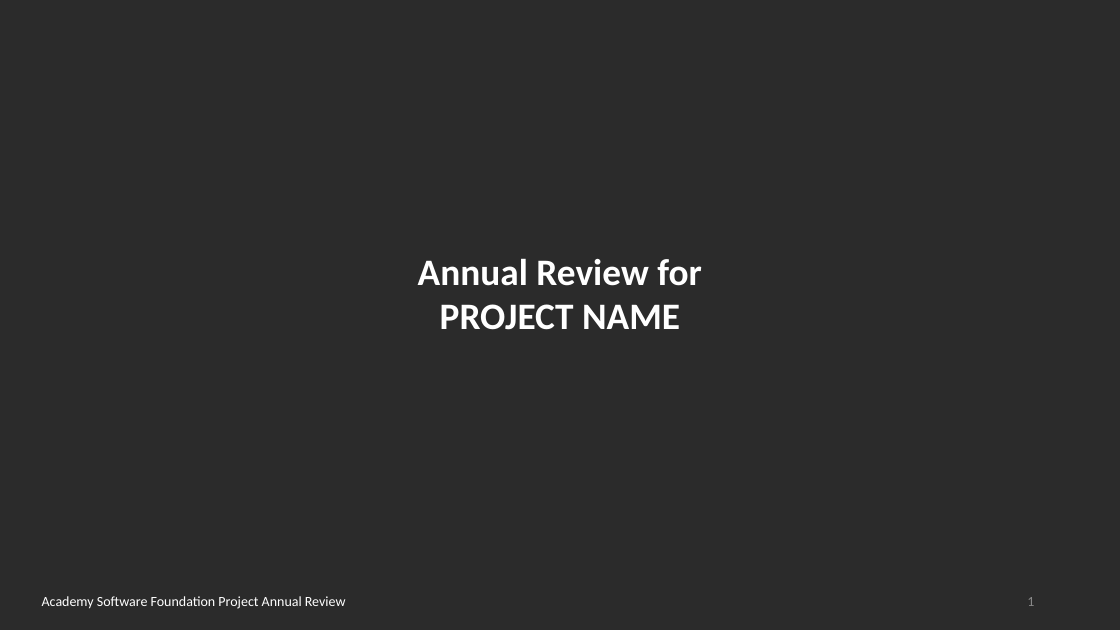
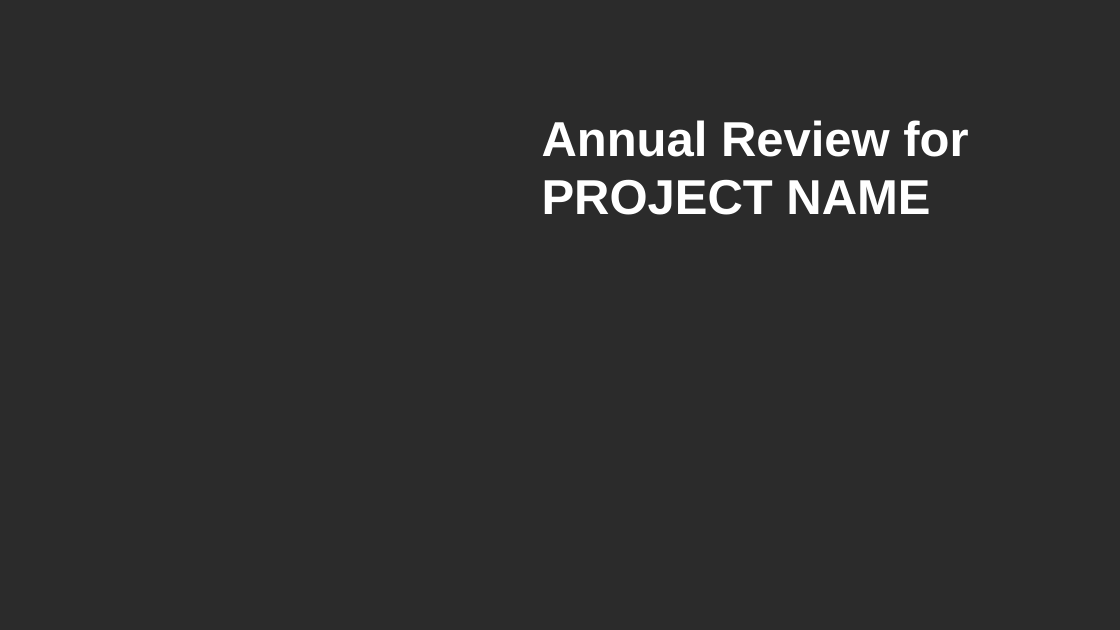
Before and after one commit to AcademySoftwareFoundation/tac, a slide deck: slide 1 of process/annual_review_template.pptx. Drawn at 1120x630 pixels with LibreOffice and Linux fonts; fonts in the diff are those of the drawing; background and template pictures are left out; a plain dark background stands for a picture behind light text. Boxes give left, top, right and bottom in pixels: in the first picture for what was removed or moved away, otherwise in the second. Text is boxed around its words. In the diff, an @@ line names an element or a change of style, - is before the commit and + after.

Commit message:
Update Review Template to current branding

```diff
--- a/process/annual_review_template.pptx
+++ b/process/annual_review_template.pptx
@@ title "Annual Review for": place and size @@
-title "Annual Review for" at box(418, 258, 702, 330)
+title "Annual Review for" at box(542, 120, 968, 215)
@@ title "Annual Review for" at box(542, 120, 968, 215): size 32 to 42 pt, font Calibri to Arial; alignment centre to left @@
@@ text removed at box(42, 596, 346, 609) @@
-Academy Software Foundation Project Annual Review
@@ page number removed at box(1027, 597, 1034, 606) @@
-1
```
Also in this commit, not shown: 11 other slides changed.
